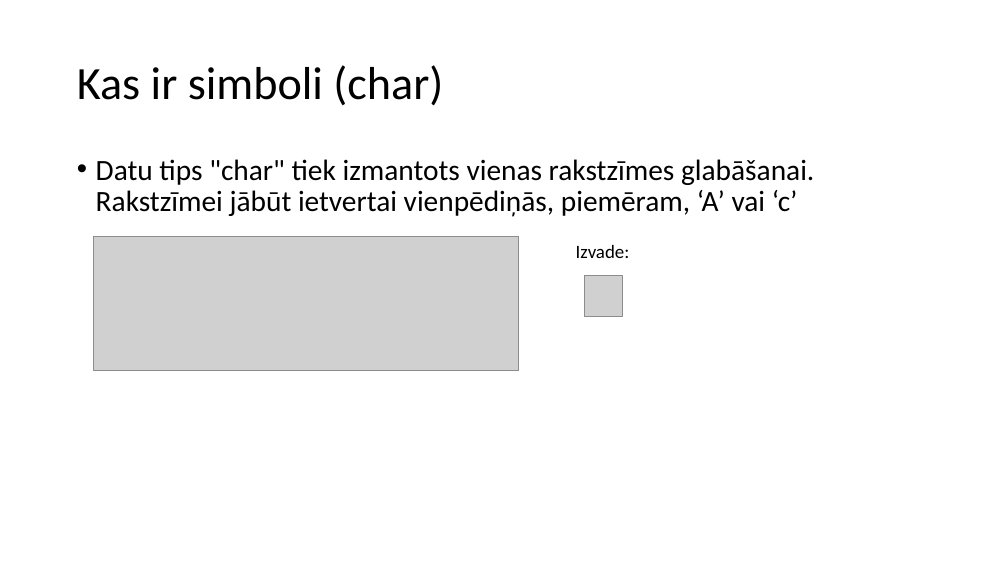
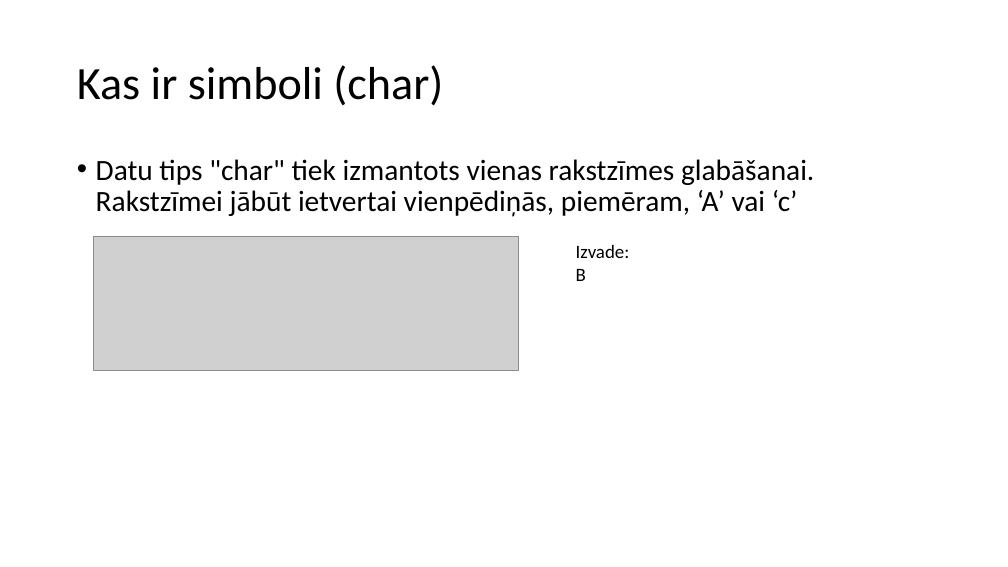
Before and after one commit to minime556/Eksamens, a slide deck: slide 2 of MacibuMaterialsProgEks.pptx. Drawn at 1008x567 pixels with LibreOffice and Linux fonts; fonts in the diff are those of the drawing; grey boxes stand for pictures. Boxes give left, top, right and bottom in pixels: in the first picture for what was removed or moved away, otherwise in the second. Text is boxed around its words. In the diff, an @@ line names an element or a change of style, - is before the commit and + after.

```diff
--- a/MacibuMaterialsProgEks.pptx
+++ b/MacibuMaterialsProgEks.pptx
@@ text at [576, 269, 586, 281]: paragraph added @@
+B
@@ picture removed at [585, 275, 622, 317] @@
```
Also in this commit, not shown: 3 other slides changed, 3 slides added, 1 slide removed, 2 other files.
